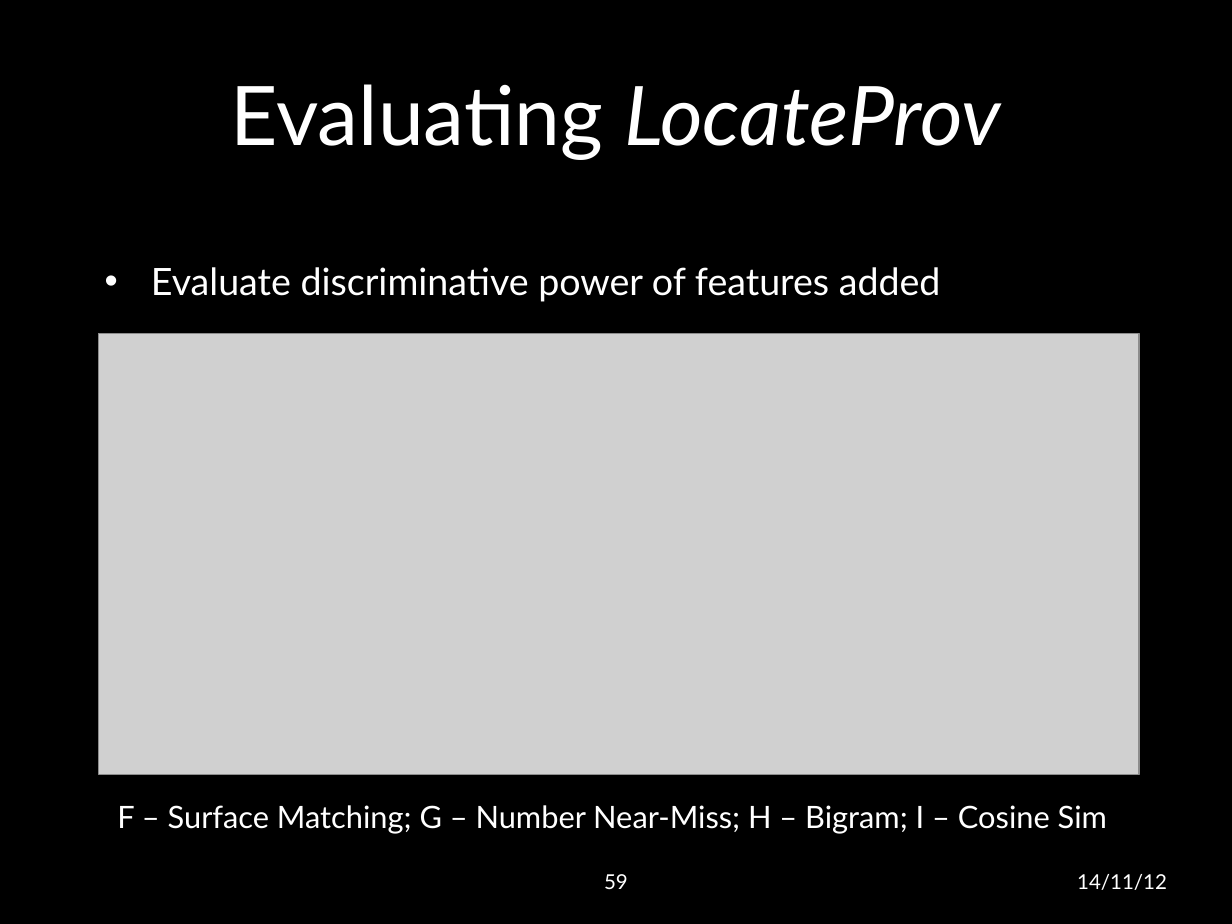
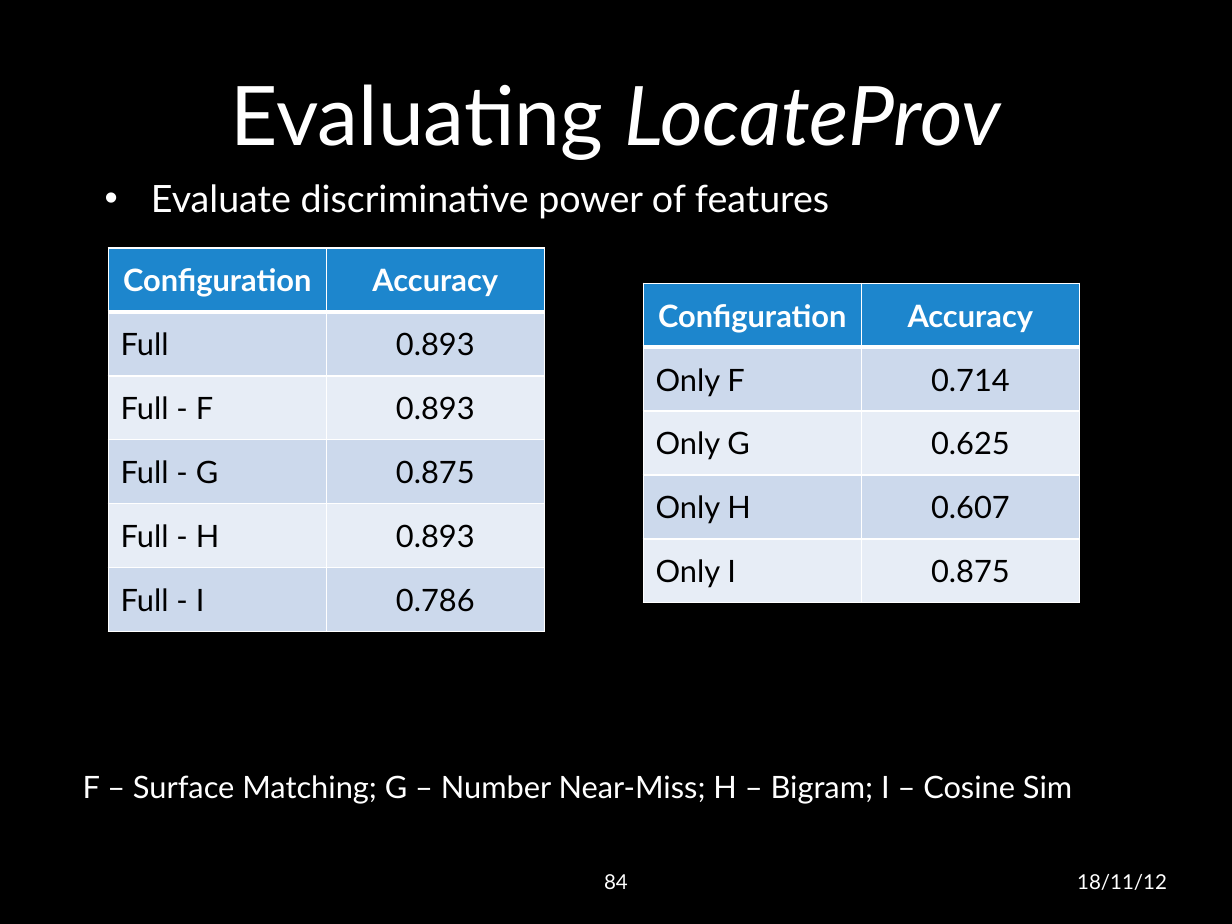
Before and after one commit to lwheng/fyp, a slide deck: slide 84 of presentation/final presentation.pptx (slide 59 before the commit). Drawn at 1232x924 pixels with LibreOffice and Linux fonts; fonts in the diff are those of the drawing; grey boxes stand for pictures; background and template pictures are left out. Boxes give left, top, right and bottom in pixels: in the first picture for what was removed or moved away, otherwise in the second. Text is boxed around its words. In the diff, an @@ line names an element or a change of style, - is before the commit and + after.

```diff
--- a/presentation/final presentation.pptx
+++ b/presentation/final presentation.pptx
@@ text at box(151, 184, 829, 219): text changed @@
-• Evaluate discriminative power of features added
+• Evaluate discriminative power of features
@@ table added at box(108, 248, 545, 631), 6 rows, 2 columns @@
+Configuration | Accuracy
+Full | 0.893
+Full - F | 0.893
+Full - G | 0.875
+Full - H | 0.893
+Full - I | 0.786
@@ table added at box(643, 283, 1079, 602), 5 rows, 2 columns @@
+Configuration | Accuracy
+Only F | 0.714
+Only G | 0.625
+Only H | 0.607
+Only I | 0.875
@@ picture removed at box(99, 333, 1138, 774) @@
@@ text "F – Surface Matching; G ...": place and size @@
-text "F – Surface Matching; G ..." at box(117, 805, 1107, 834)
+text "F – Surface Matching; G ..." at box(83, 775, 1072, 804)
@@ page number at box(604, 874, 628, 889): text changed @@
-59
+84
@@ text at box(1077, 874, 1167, 890): text changed @@
-14/11/12
+18/11/12
```
Also in this commit, not shown: 58 other slides changed, 31 slides added, 4 slides removed.
